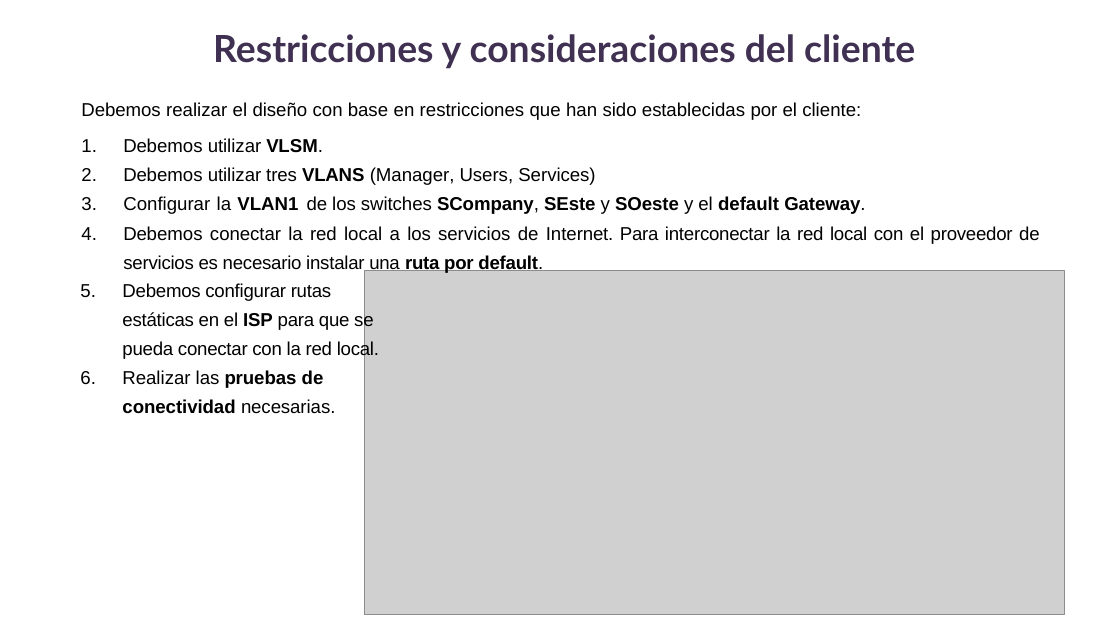
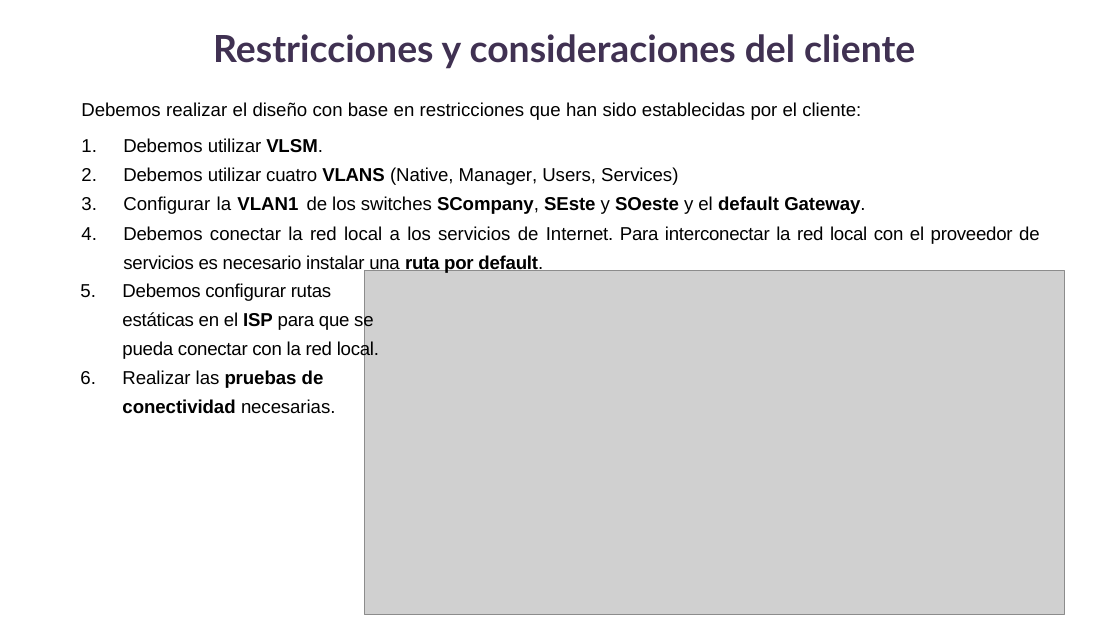
Before and after one commit to lizetheP/WAN, a slide deck: slide 4 of Calendario2024/Ejercicios/E2_VLAN_2024/Ejer2_VLANs_solucion.pptx. Drawn at 1120x630 pixels with LibreOffice and Linux fonts; fonts in the diff are those of the drawing; grey boxes stand for pictures. Boxes give left, top, right and bottom in pixels: in the first picture for what was removed or moved away, otherwise in the second. Text is boxed around its words. In the diff, an @@ line names an element or a change of style, - is before the commit and + after.

```diff
--- a/Calendario2024/Ejercicios/E2_VLAN_2024/Ejer2_VLANs_solucion.pptx
+++ b/Calendario2024/Ejercicios/E2_VLAN_2024/Ejer2_VLANs_solucion.pptx
@@ text at [123, 167, 678, 185]: text changed @@
-2. Debemos utilizar tres VLANS (Manager, Users, Services)
+2. Debemos utilizar cuatro VLANS (Native, Manager, Users, Services)
```
Also in this commit, not shown: 1 other file.
